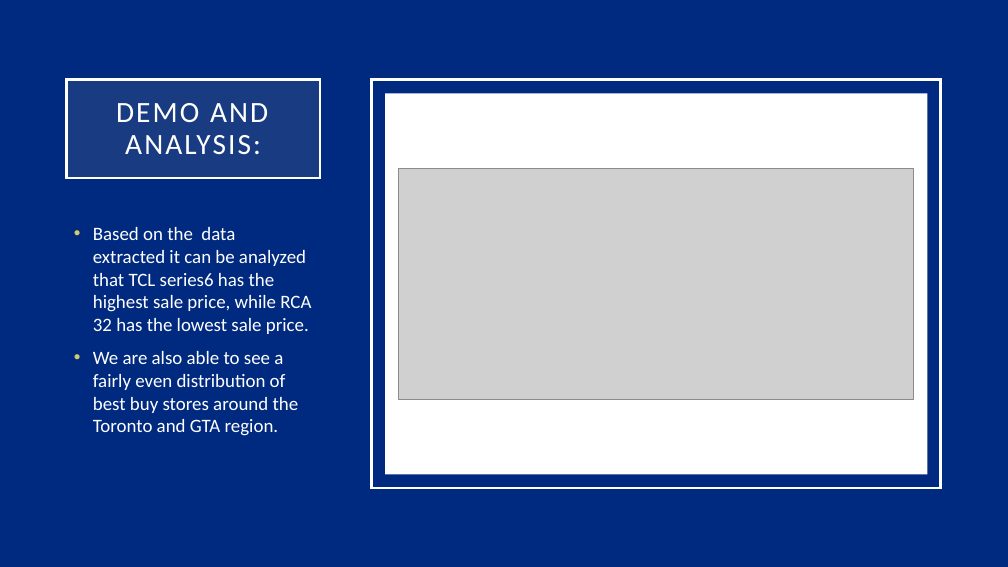
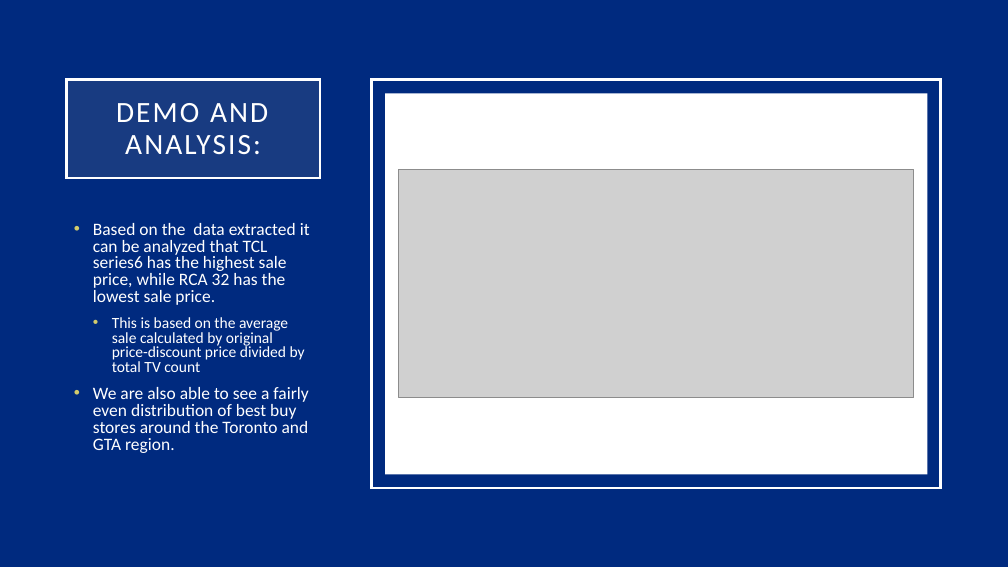
Before and after one commit to kdmorjam/best-buy-project3, a slide deck: slide 7 of BestBuy.pptx. Drawn at 1008x567 pixels with LibreOffice and Linux fonts; fonts in the diff are those of the drawing; grey boxes stand for pictures. Boxes give left, top, right and bottom in pixels: in the first picture for what was removed or moved away, otherwise in the second. Text is boxed around its words. In the diff, an @@ line names an element or a change of style, - is before the commit and + after.

Commit message:
presentation

```diff
--- a/BestBuy.pptx
+++ b/BestBuy.pptx
@@ text at bbox=[93, 223, 310, 453]: size 18 to 16.6 pt in "Based on the data extracted it can ...", "We are also able to see a ..."; line spacing 1 to 0.8 @@
@@ text at bbox=[112, 317, 305, 372]: paragraph added @@
+  • This is based on the average sale calculated by original price-discount price divided by total TV count
```
Also in this commit, not shown: 1 other slide changed.
